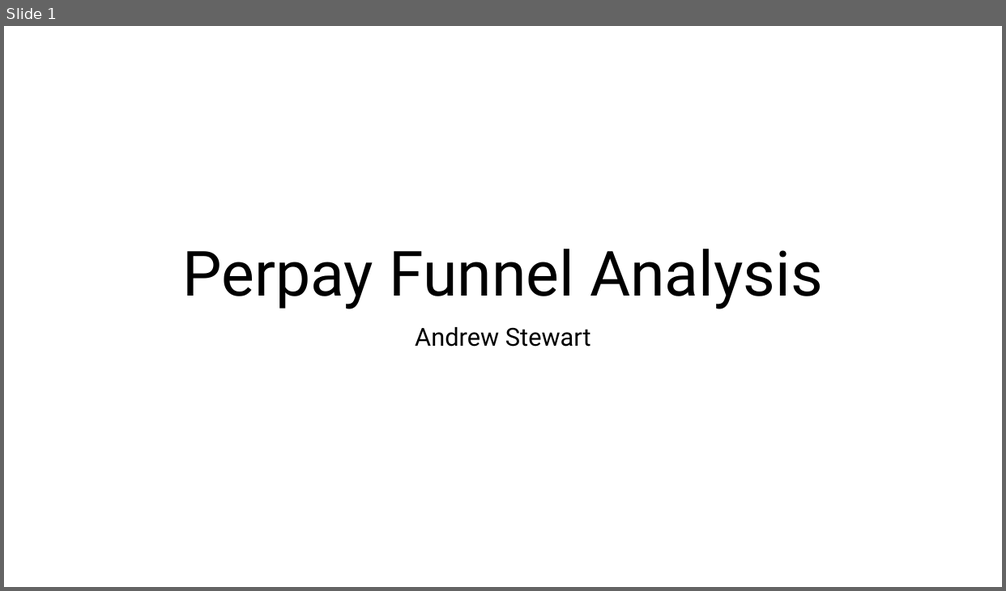
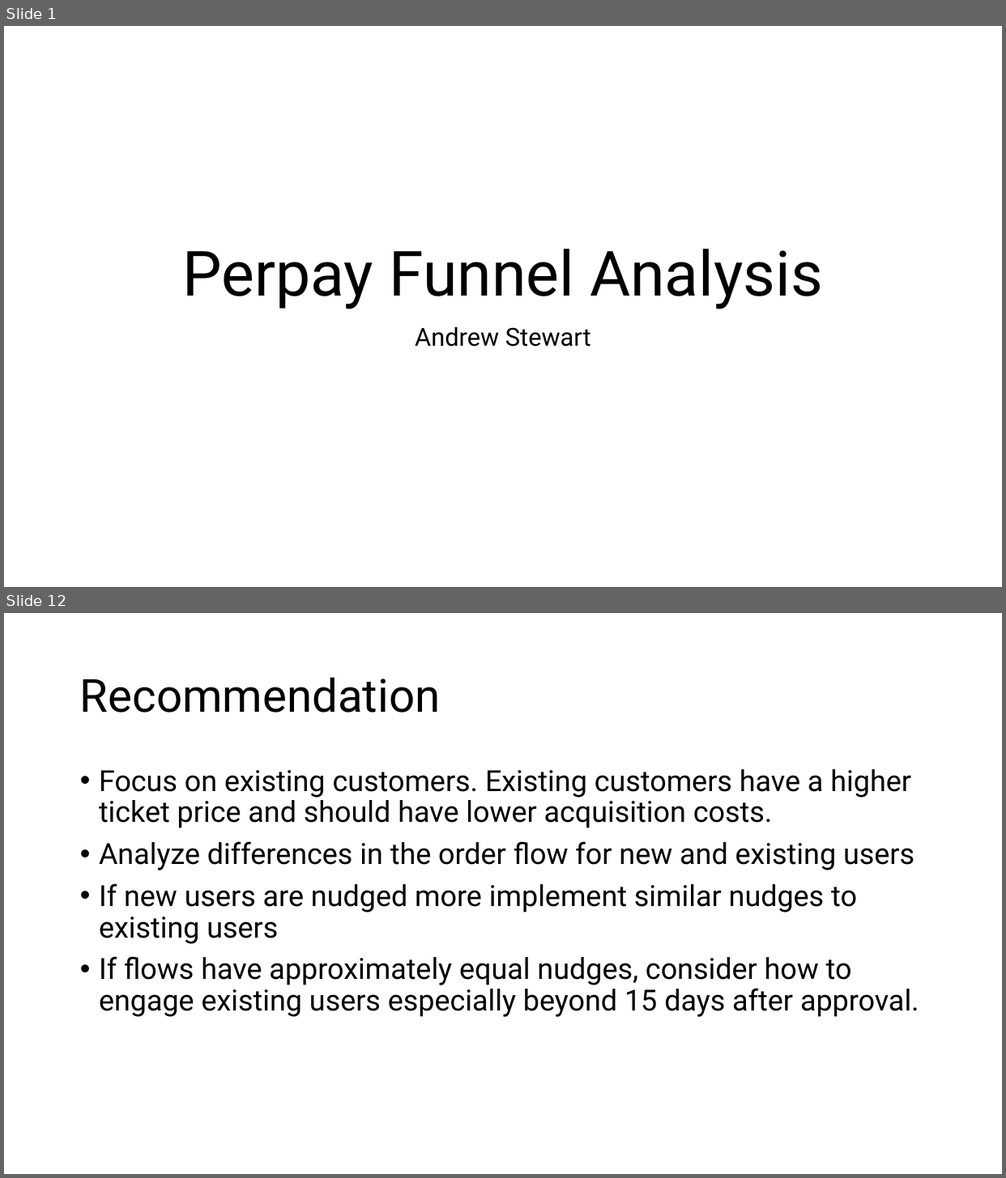
Before and after one commit to theroyalbob/perpay-final, a slide deck: Stewart-final-presentation.pptx. Shown one above the other, each under a label of ours: slide 1 before the commit, slides 1 and 12 after it; the slides between them are not shown. The pictures are 1006x591 and 1006x1178 pixels, drawn with LibreOffice and Linux fonts; fonts in the diff are those of the drawing. Boxes give left, top, right and bottom in pixels: in the first picture for what was removed or moved away, otherwise in the second. Text is boxed around its words. In the diff, an @@ line names an element or a change of style, - is before the commit and + after.

```diff
--- a/Stewart-final-presentation.pptx
+++ b/Stewart-final-presentation.pptx
@@ slide 12 added at (4,613,1002,1174), background #FFFFFF @@
@@ title added at (80,677,440,713), 44 pt, text #000000 @@
+Recommendation
@@ text added at (99,769,919,1017), 28 pt, text #000000 @@
+• Focus on existing customers. Existing customers have a higher ticket price and should have lower acquisition costs.
+• Analyze differences in the order flow for new and existing users
+• If new users are nudged more implement similar nudges to existing users
+• If flows have approximately equal nudges, consider how to engage existing users especially beyond 15 days after approval.
```
Also in this commit, not shown: 16 other slides added.
